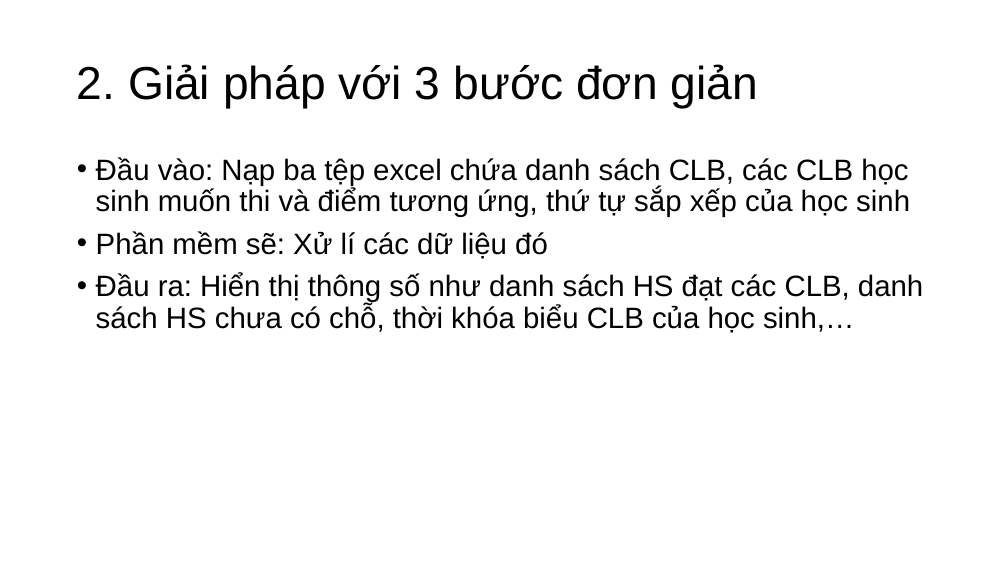
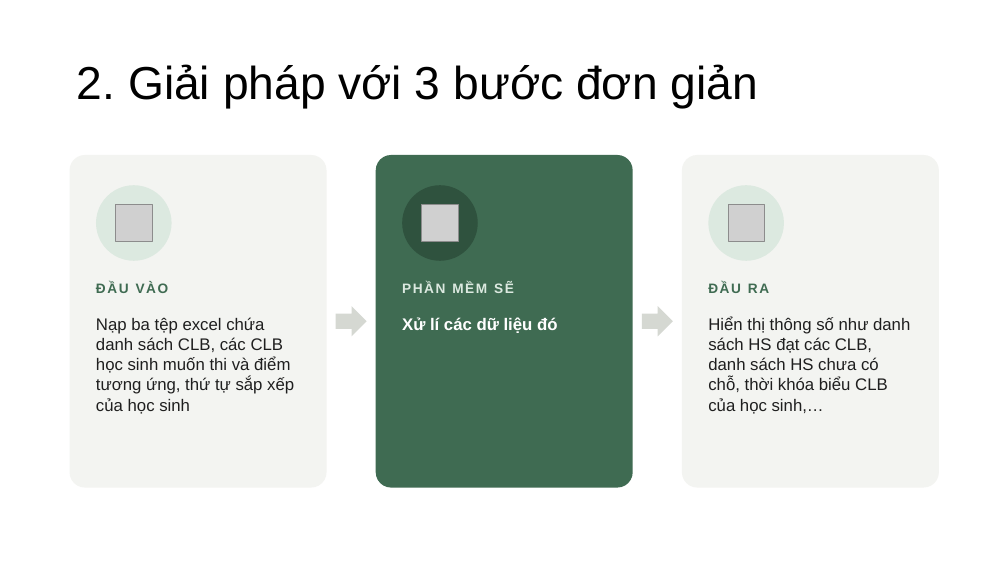
Before and after one commit to nguyenphanvantruong6969-arch/rbda-kiosk, a slide deck: slide 4 of THUYET_TRINH_KHKT_DA_SUA_FONT.pptx. Drawn at 1008x567 pixels with LibreOffice and Linux fonts; fonts in the diff are those of the drawing; grey boxes stand for pictures. Boxes give left, top, right and bottom in pixels: in the first picture for what was removed or moved away, otherwise in the second. Text is boxed around its words. In the diff, an @@ line names an element or a change of style, - is before the commit and + after.

```diff
--- a/THUYET_TRINH_KHKT_DA_SUA_FONT.pptx
+++ b/THUYET_TRINH_KHKT_DA_SUA_FONT.pptx
@@ rounded rectangle added at (70, 155, 327, 488), fill #F3F4F1 @@
@@ text removed at (96, 157, 923, 333) @@
-• Đầu vào: Nạp ba tệp excel chứa danh sách CLB, các CLB học sinh muốn thi và điểm tương ứng, thứ tự sắp xếp của học sinh
-• Phần mềm sẽ: Xử lí các dữ liệu đó
-• Đầu ra: Hiển thị thông số như danh sách HS đạt các CLB, danh sách HS chưa có chỗ, thời khóa biểu CLB của học sinh,…
@@ rounded rectangle added at (376, 155, 633, 488), fill #3F6B52 @@
@@ rounded rectangle added at (682, 155, 939, 488), fill #F3F4F1 @@
@@ ellipse added at (96, 185, 172, 261), fill #DCE9E0 @@
@@ picture added at (116, 205, 152, 241) @@
@@ ellipse added at (402, 185, 478, 261), fill #2F523E @@
@@ picture added at (422, 205, 458, 241) @@
@@ ellipse added at (709, 185, 784, 261), fill #DCE9E0 @@
@@ picture added at (728, 205, 765, 241) @@
@@ text added at (96, 282, 169, 293), 13 pt, text #3F6B52, bold @@
+ĐẦU VÀO
@@ text added at (402, 282, 514, 293), 13 pt, text #DCE9E0, bold @@
+PHẦN MỀM SẼ
@@ text added at (708, 282, 769, 293), 13 pt, text #3F6B52, bold @@
+ĐẦU RA
@@ text added at (96, 317, 294, 414), 16 pt, text #1F1F1F @@
+Nạp ba tệp excel chứa danh sách CLB, các CLB học sinh muốn thi và điểm tương ứng, thứ tự sắp xếp của học sinh
@@ right arrow added at (336, 306, 367, 337), fill #D5D8D2 @@
@@ text added at (402, 317, 557, 333), 16 pt, text #FFFFFF, bold @@
+Xử lí các dữ liệu đó
@@ right arrow added at (642, 306, 673, 337), fill #D5D8D2 @@
@@ text added at (708, 316, 910, 414), 16 pt, text #1F1F1F @@
+Hiển thị thông số như danh sách HS đạt các CLB, danh sách HS chưa có chỗ, thời khóa biểu CLB của học sinh,…
```
Also in this commit, not shown: 3 other slides changed.
